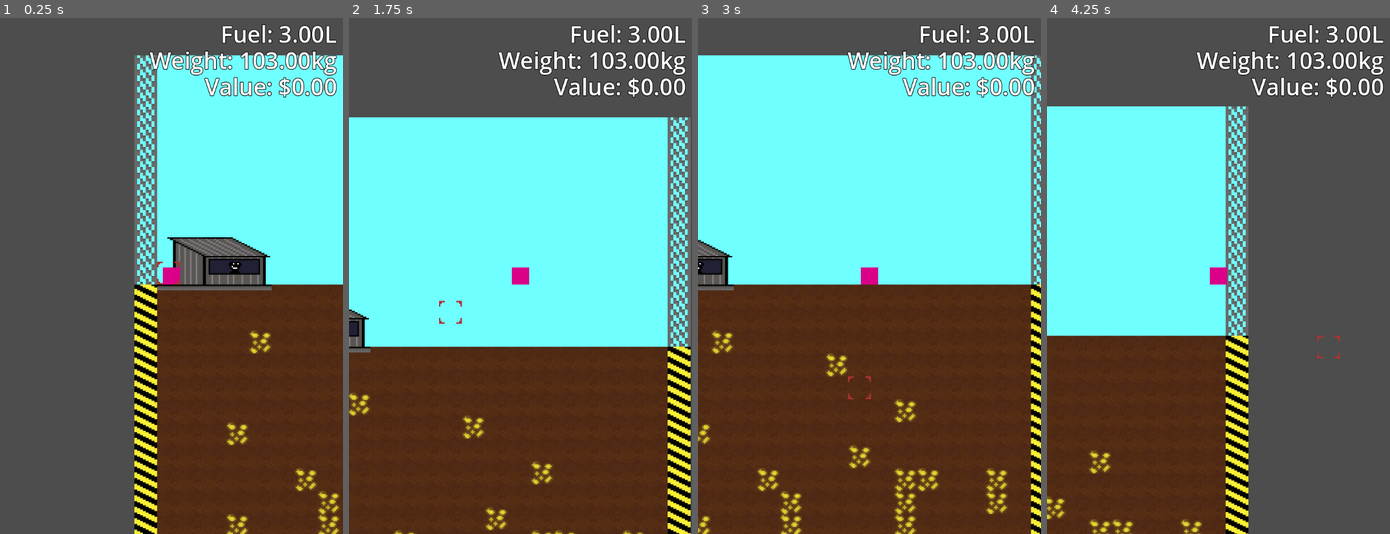
Above: before the commit, frames 1-4 (left to right).
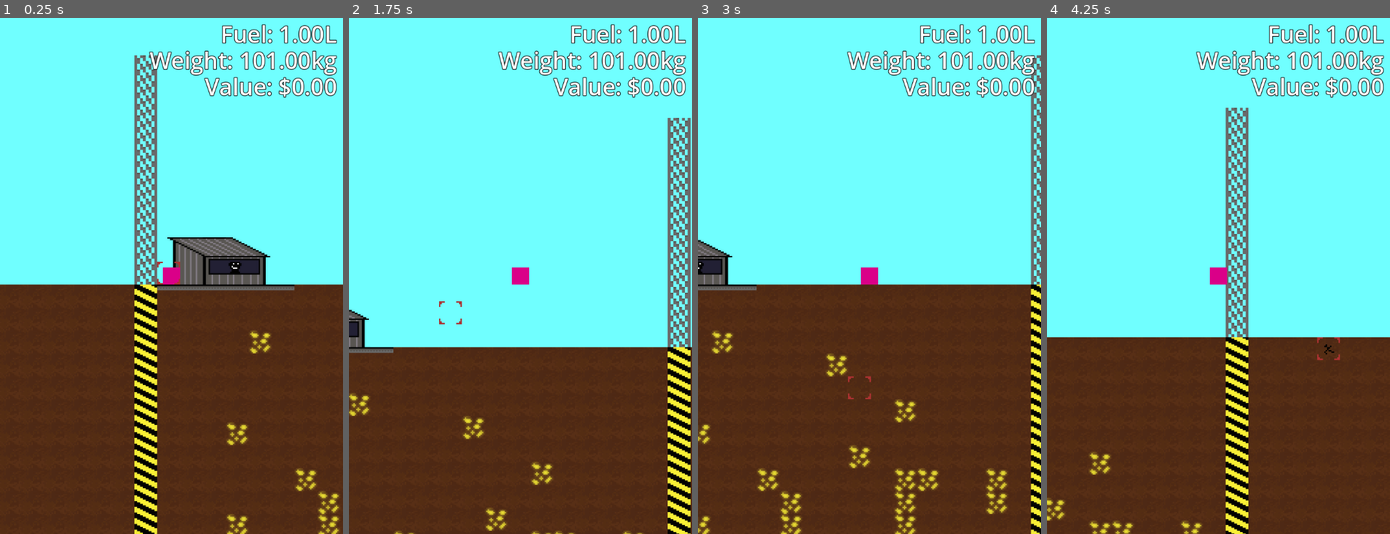
Above: after the commit, the same moments.

Repository: brikr/ludum-dare-57
Game: Godot game, scene res://scenes/main/main.tscn
Same seed, same stepped clock (60 frames per second), same inputs: the game is played once before the commit and once after it.
Inputs (mouse positions are in pixels of both pictures, inside the frame that each line leads up to):
- Up to frame 1 (0.25 s): no input
- Up to frame 2 (1.75 s): tap Enter at 0.5 s; move the mouse to (595, 250) at 0.52 s; press the mouse at (595, 250) at 0.53 s; hold D (move_right) from 0.53 s (still down); tap Space (jump) at 0.77, 1.52 s; move the mouse to (451, 301) at 1.27 s; release the mouse at (451, 301) at 1.28 s; click (451, 301) at 1.35 s
- Up to frame 3 (3 s): move the mouse to (903, 162) at 2.02 s; release D (move_right) at 2.03 s; press the mouse at (903, 162) at 2.03 s; hold A (move_left) 2.03-2.78 s; move the mouse to (852, 379) at 2.77 s; release the mouse at (852, 379) at 2.78 s; hold D (move_right) from 2.78 s (still down); click (852, 379) at 2.85 s
- Up to frame 4 (4.25 s): keep holding D (move_right); tap Space (jump) at 3.02, 3.77 s; move the mouse to (1321, 353) at 3.52 s; press the mouse at (1321, 353) at 3.53 s

The runs differ from the first frame. In frame 1, 43% of the frame differs, in the area x 0-100%, y 0-100%; in frame 2, 19%; in frame 3, 6.9%; in frame 4, 52%.
Error before the commit: Invalid access to property or key '(21, 11)' on a base object of type 'Dictionary[Vector2i, Tile]'. (res://scenes/player/player.gd:108)
Error after the commit: Invalid access to property or key '(23, 9)' on a base object of type 'Dictionary[Vector2i, Tile]'. (res://scenes/player/player.gd:108)

Commit message:
some oob dirt

Diff:
--- a/scenes/constants/constants.gd
+++ b/scenes/constants/constants.gd
@@ -2,7 +2,7 @@
 
 # World Size
 const SURFACE_HEIGHT := 10;
-const MAX_GEN_DEPTH := 1000;
+const MAX_GEN_DEPTH := 100;
 const MAX_WORLD_WIDTH := 20;
 const TILE_WIDTH := 16
 
--- a/scenes/game_state/game_state.gd
+++ b/scenes/game_state/game_state.gd
@@ -20,6 +20,7 @@
 
 func gen_under_world():
   gen_base_under_world() # generates dirt and borders
+  gen_out_of_bounds() # dirt outside the hazards as far as the eye can see (7 tiles)
 
   gen_resource(Tile.TileObjectType.BLUE)
   gen_resource(Tile.TileObjectType.GOLD)
@@ -49,13 +50,31 @@
 
 func gen_base_under_world():
   for x in Constants.MAX_WORLD_WIDTH:
-    for y in Constants.MAX_GEN_DEPTH:
-      y = y + Constants.SURFACE_HEIGHT
+    for y in range(Constants.SURFACE_HEIGHT, Constants.MAX_GEN_DEPTH):
       var coords := Vector2i(x, y)
       if is_edge(x, y):
         map[coords] = Tile.Border(coords)
       else:
         map[coords] = Tile.Dirt(coords)
+
+func gen_out_of_bounds():
+  # left
+  for x in range(-7, 0):
+    for y in range(Constants.SURFACE_HEIGHT, Constants.MAX_GEN_DEPTH):
+      var coords := Vector2i(x, y)
+      map[coords] = Tile.Dirt(coords)
+
+  # right
+  for x in range(Constants.MAX_WORLD_WIDTH, Constants.MAX_WORLD_WIDTH + 7):
+    for y in range(Constants.SURFACE_HEIGHT, Constants.MAX_GEN_DEPTH):
+      var coords := Vector2i(x, y)
+      map[coords] = Tile.Dirt(coords)
+
+  # under
+  for x in range(-7, Constants.MAX_WORLD_WIDTH + 7):
+    for y in range(Constants.MAX_GEN_DEPTH, Constants.MAX_GEN_DEPTH + 10):
+      var coords := Vector2i(x, y)
+      map[coords] = Tile.Dirt(coords)
 
 func gen_over_world():
   for x in Constants.MAX_WORLD_WIDTH:
--- a/scenes/main/main.gd
+++ b/scenes/main/main.gd
@@ -1,8 +1,7 @@
 extends Node2D
 
 func _ready():
-  # make the skybox match the width of the generated world
-  $Sky.size.x = Constants.MAX_WORLD_WIDTH * Constants.TILE_WIDTH
+  pass
 
 func test_image():
   var image = GenUtils.get_noise().get_image(Constants.MAX_WORLD_WIDTH, 20)
--- a/scenes/main/main.tscn
+++ b/scenes/main/main.tscn
@@ -10,8 +10,10 @@
 script = ExtResource("1_6q06x")
 
 [node name="Sky" type="ColorRect" parent="."]
-offset_right = 720.0
-offset_bottom = 1080.0
+offset_left = -373.0
+offset_top = -424.0
+offset_right = 1063.0
+offset_bottom = 656.0
 color = Color(0.439216, 1, 1, 1)
 
 [node name="UndergroundTileMap" type="Node2D" parent="."]
@@ -24,7 +26,7 @@
 tile_set = ExtResource("3_6q06x")
 
 [node name="SurfaceTileMap" type="TileMapLayer" parent="."]
-tile_map_data = PackedByteArray("AAABAAoAAAADAAAAAAACAAoAAAA …(256 unchanged characters)… EAAQAAAAFAAgAAAAEAAUAAAAFAAkAAAAEAAYAAAA=")
+tile_map_data = PackedByteArray("AAABAAoAAAADAAAAAAACAAoAAAA …(256 unchanged characters)… EAAQAAAAFAAgAAAAEAAUAAAAFAAkAAAAEAAYAAAAGAAoAAAADAAAAAAA=")
 tile_set = ExtResource("3_6q06x")
 
 [node name="Player" parent="." instance=ExtResource("2_iuonh")]
--- a/scenes/player/player.gd
+++ b/scenes/player/player.gd
@@ -29,7 +29,7 @@
 # max upward speed
 var jetpack_speed_limit = 175.0
 # gas tank size (in mL)
-var fuel_capacity = 3000.0
+var fuel_capacity = 1000.0
 # how much fuel the jetpack consumes (in mL per physics frame)
 var jetpack_fuel_efficiency = 5.0
 ## Digging
